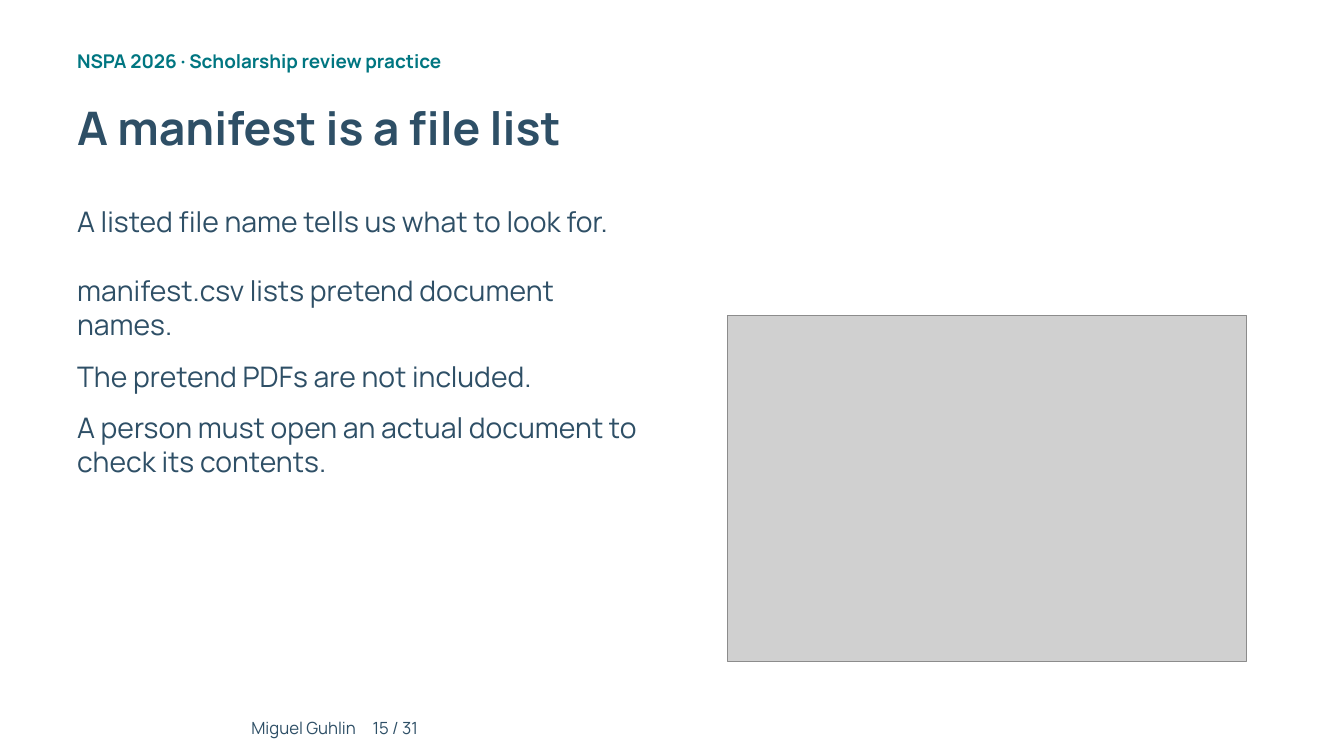
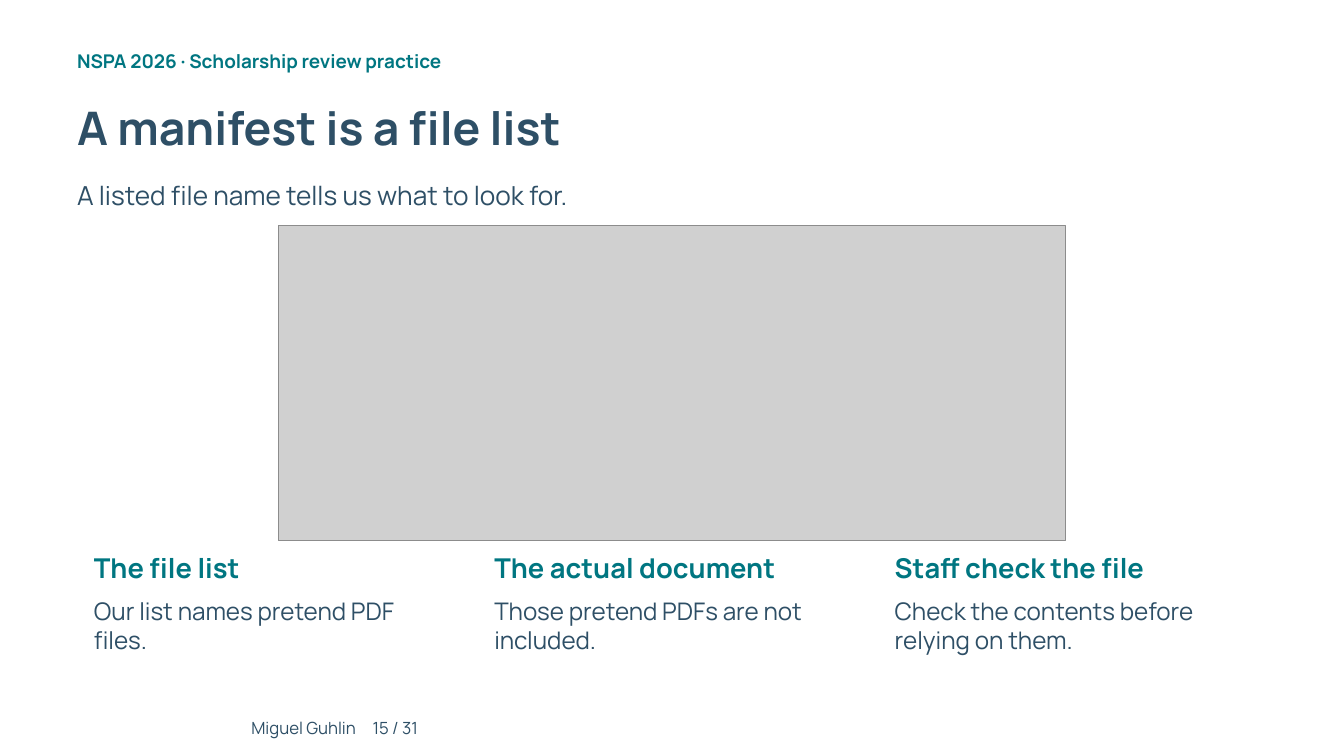
Before and after one commit to mguhlin/nspa, a slide deck: slide 15 of 2026/p/slides/ai-prompting-scholarship-review.pptx. Drawn at 1344x756 pixels with LibreOffice and Linux fonts; fonts in the diff are those of the drawing; grey boxes stand for pictures; background and template pictures are left out. Boxes give left, top, right and bottom in pixels: in the first picture for what was removed or moved away, otherwise in the second. Text is boxed around its words. In the diff, an @@ line names an element or a change of style, - is before the commit and + after.

```diff
--- a/2026/p/slides/ai-prompting-scholarship-review.pptx
+++ b/2026/p/slides/ai-prompting-scholarship-review.pptx
@@ text "A listed file name tells ...": place and size @@
-text "A listed file name tells ..." at (77, 211, 607, 233)
+text "A listed file name tells ..." at (77, 185, 567, 206)
@@ text "A listed file name tells ..." at (77, 185, 567, 206): size 20.2 to 18.8 pt @@
@@ picture added at (278, 226, 1066, 540) @@
@@ text removed at (77, 280, 553, 336) @@
-manifest.csv lists pretend document names.
@@ picture removed at (727, 315, 1247, 661) @@
@@ text removed at (77, 417, 637, 473) @@
-A person must open an actual document to check its contents.
@@ text added at (94, 558, 240, 579), 19.5 pt, text #007681, bold @@
+The file list
@@ text added at (494, 558, 775, 579), 19.5 pt, text #007681, bold @@
+The actual document
@@ text added at (895, 558, 1144, 579), 19.5 pt, text #007681, bold @@
+Staff check the file
@@ text added at (94, 602, 394, 650), 17.2 pt, text #2E4F66 @@
+Our list names pretend PDF files.
@@ text at (494, 602, 802, 650): text changed; size 20.2 to 17.2 pt @@
-The pretend PDFs are not included.
+Those pretend PDFs are not included.
@@ text added at (895, 602, 1193, 655), 17.2 pt, text #2E4F66 @@
+Check the contents before relying on them.
```
Also in this commit, not shown: 16 other slides changed, 1 slide added, 1 slide removed, 41 other files.
